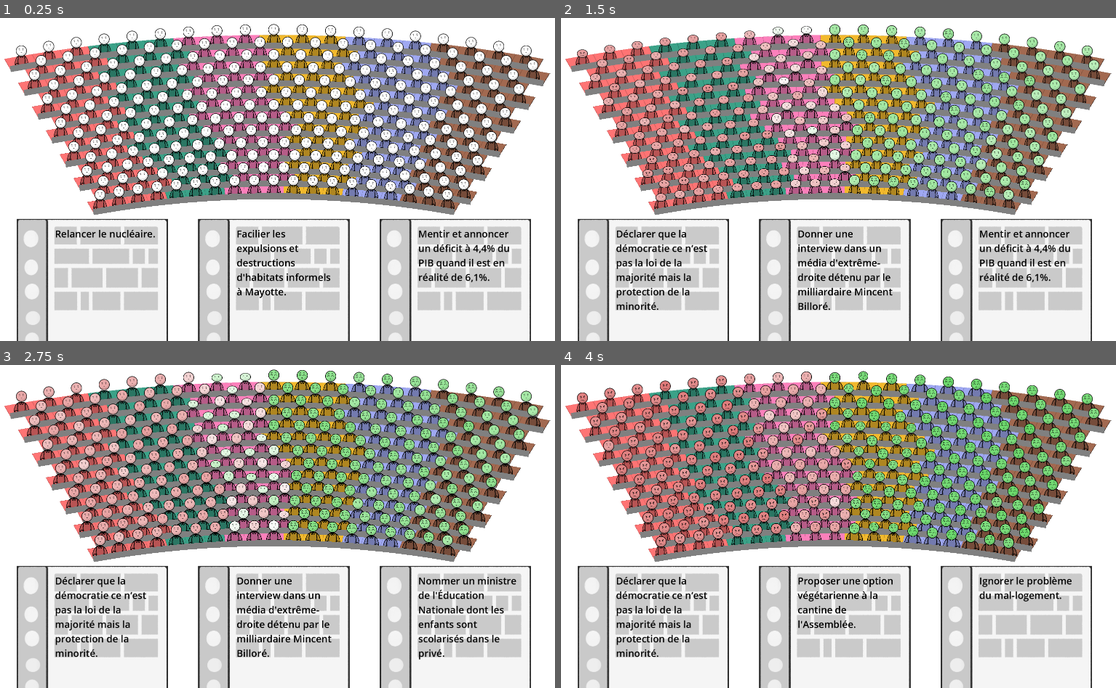
Above: before the commit, frames 1-4 (two rows, left to right).
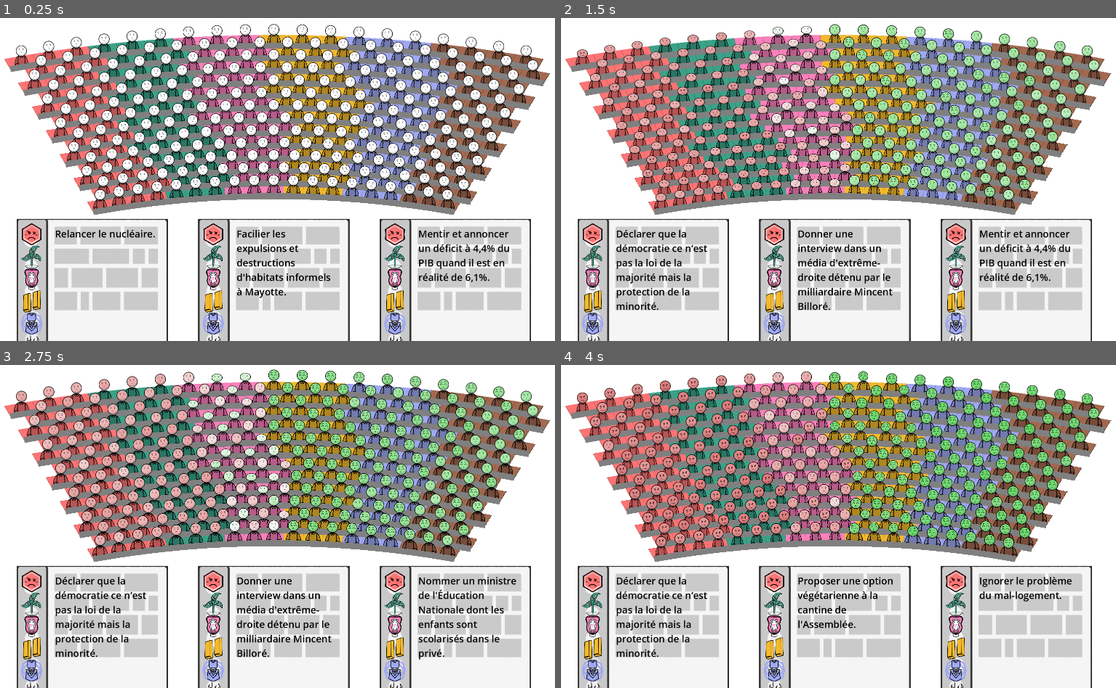
Above: after the commit, the same moments.

Repository: remimorvan/assemblee-nationale-simulator
Game: Godot game, scene res://scenes/game.tscn
The game is run twice, just before and just after one commit, with the same random seed, the same clock (stepped at 60 frames per second) and the same inputs.
Inputs (mouse positions are in pixels of both pictures, inside the frame that each line leads up to):
- Up to frame 1 (0.25 s): no input
- Up to frame 2 (1.5 s): tap Enter at 0.5 s; move the mouse to (655, 318) at 0.52 s; click (655, 318) at 0.67 s; move the mouse to (832, 318) at 1.27 s; click (832, 318) at 1.42 s
- Up to frame 3 (2.75 s): move the mouse to (455, 665) at 2.02 s; click (455, 665) at 2.17 s
- Up to frame 4 (4 s): move the mouse to (832, 665) at 2.77 s; click (832, 665) at 2.92 s; move the mouse to (1016, 665) at 3.52 s; click (1016, 665) at 3.67 s

The runs differ from the first frame. In frame 1, 2.3% of the frame differs, in the area x 3-74%, y 63-100%; in frame 2, 2.3%; in frame 3, 2.3%; in frame 4, 2.3%.

Commit message:
Sprites logos !

Diff:
--- a/scenes/card.tscn
+++ b/scenes/card.tscn
@@ -1,7 +1,19 @@
-[gd_scene load_steps=5 format=3 uid="uid://b7jidntt07fi4"]
+[gd_scene load_steps=17 format=3 uid="uid://b7jidntt07fi4"]
 
 [ext_resource type="Script" uid="uid://ddn50b8k2q78u" path="res://scripts/card.gd" id="1_d81rb"]
-[ext_resource type="Texture2D" uid="uid://cvxibmrjc5ly3" path="res://assets/card/card_mockup.png" id="2_6u4wf"]
+[ext_resource type="Texture2D" uid="uid://bpgwpo35t1t1b" path="res://assets/card/card_mockup.png" id="2_6u4wf"]
+[ext_resource type="Texture2D" uid="uid://o7q6j4sxiami" path="res://assets/card/logos/lfi_back.png" id="3_42b55"]
+[ext_resource type="Texture2D" uid="uid://c2wefqcb2f2ua" path="res://assets/card/logos/lfi_line.png" id="4_xjciw"]
+[ext_resource type="Texture2D" uid="uid://2givsr6ka0vp" path="res://assets/card/logos/eco_back.png" id="5_54seb"]
+[ext_resource type="Texture2D" uid="uid://b3164qe0r4g80" path="res://assets/card/logos/eco_line.png" id="6_v23hl"]
+[ext_resource type="Texture2D" uid="uid://dsidf2e6fuk3" path="res://assets/card/logos/soc_back.png" id="7_3ydx5"]
+[ext_resource type="Texture2D" uid="uid://qoop8klbndld" path="res://assets/card/logos/soc_line.png" id="8_xuy1i"]
+[ext_resource type="Texture2D" uid="uid://bjlncmprlb7fb" path="res://assets/card/logos/macron_back.png" id="9_rywyy"]
+[ext_resource type="Texture2D" uid="uid://ds85be2vbh1kq" path="res://assets/card/logos/macron_line.png" id="10_le4ky"]
+[ext_resource type="Texture2D" uid="uid://do0vreksar2wb" path="res://assets/card/logos/lr_back.png" id="11_125j1"]
+[ext_resource type="Texture2D" uid="uid://0kxsunno8eb3" path="res://assets/card/logos/lr_line.png" id="12_b834i"]
+[ext_resource type="Texture2D" uid="uid://cm5thuavdro24" path="res://assets/card/logos/facho_back.png" id="13_07urr"]
+[ext_resource type="Texture2D" uid="uid://r81rgy07crw3" path="res://assets/card/logos/facho_line.png" id="14_l85n3"]
 
 [sub_resource type="RectangleShape2D" id="RectangleShape2D_6u4wf"]
 size = Vector2(498, 648)
@@ -16,7 +28,63 @@
 [node name="Sprite2D" type="Sprite2D" parent="."]
 texture = ExtResource("2_6u4wf")
 
+[node name="Logos" type="VBoxContainer" parent="."]
+offset_left = -236.0
+offset_top = -310.0
+offset_right = 34.0
+offset_bottom = 1971.0
+scale = Vector2(0.27, 0.27)
+
+[node name="lfi" type="TextureRect" parent="Logos"]
+layout_mode = 2
+texture = ExtResource("3_42b55")
+
+[node name="lfi" type="TextureRect" parent="Logos/lfi"]
+layout_mode = 0
+texture = ExtResource("4_xjciw")
+
+[node name="eco" type="TextureRect" parent="Logos"]
+layout_mode = 2
+texture = ExtResource("5_54seb")
+
+[node name="eco" type="TextureRect" parent="Logos/eco"]
+layout_mode = 0
+texture = ExtResource("6_v23hl")
+
+[node name="soc" type="TextureRect" parent="Logos"]
+layout_mode = 2
+texture = ExtResource("7_3ydx5")
+
+[node name="soc" type="TextureRect" parent="Logos/soc"]
+layout_mode = 0
+texture = ExtResource("8_xuy1i")
+
+[node name="macron" type="TextureRect" parent="Logos"]
+layout_mode = 2
+texture = ExtResource("9_rywyy")
+
+[node name="macron" type="TextureRect" parent="Logos/macron"]
+layout_mode = 0
+texture = ExtResource("10_le4ky")
+
+[node name="lr" type="TextureRect" parent="Logos"]
+layout_mode = 2
+texture = ExtResource("11_125j1")
+
+[node name="lr" type="TextureRect" parent="Logos/lr"]
+layout_mode = 0
+texture = ExtResource("12_b834i")
+
+[node name="fachos" type="TextureRect" parent="Logos"]
+layout_mode = 2
+texture = ExtResource("13_07urr")
+
+[node name="fachos" type="TextureRect" parent="Logos/fachos"]
+layout_mode = 0
+texture = ExtResource("14_l85n3")
+
 [node name="CollisionShape2D" type="CollisionShape2D" parent="."]
+visible = false
 shape = SubResource("RectangleShape2D_6u4wf")
 
 [node name="Label" type="Label" parent="."]
Binary file added: assets/MP/MP_arm_1.png
Binary file added: assets/MP/MP_arm_2.png
Binary file added: assets/card/logos/eco_back.png
Binary file added: assets/card/logos/eco_line.png
Binary file added: assets/card/logos/facho_back.png
Binary file added: assets/card/logos/facho_line.png
Binary file added: assets/card/logos/lfi_back.png
Binary file added: assets/card/logos/lfi_line.png
Binary file added: assets/card/logos/lr_back.png
Binary file added: assets/card/logos/lr_line.png
Binary file added: assets/card/logos/macron_back.png
Binary file added: assets/card/logos/macron_line.png
(and 6 more such lines)
